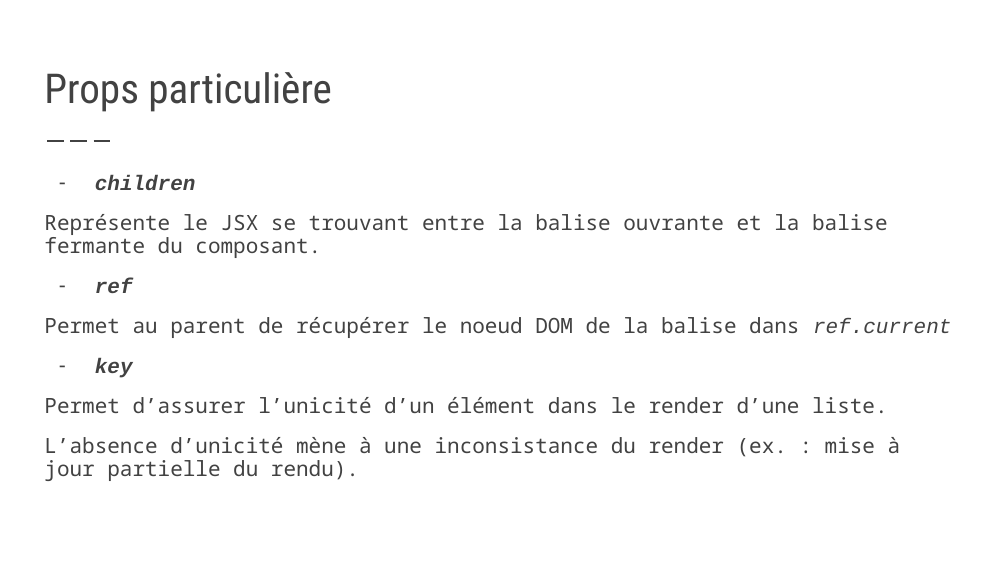
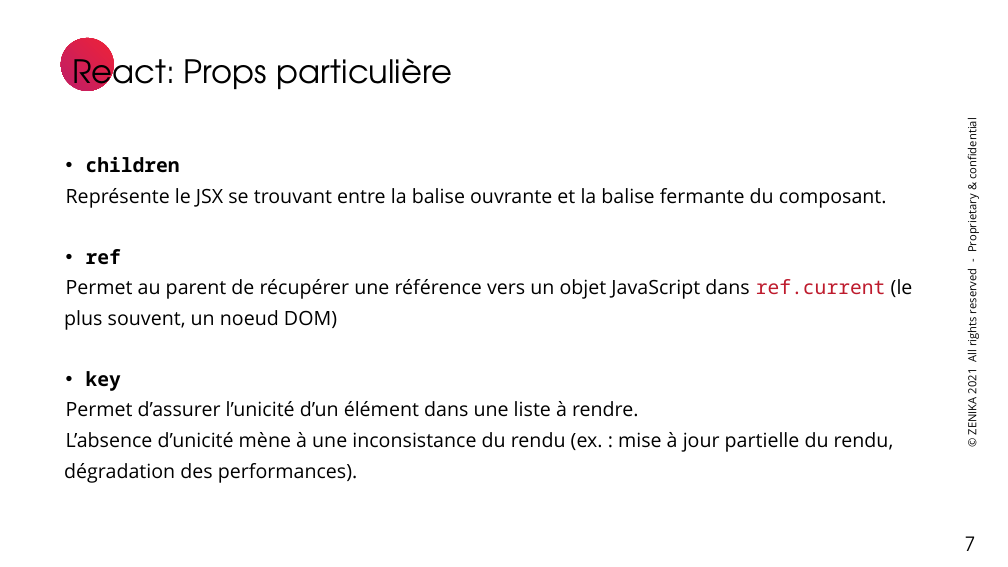
Before and after one commit to Zenika-Training/formation-react-sur-mesure, a slide deck: slide 7 of Slides&TPs.pptx (slide 9 before the commit). Drawn at 1008x567 pixels with LibreOffice and Linux fonts; fonts in the diff are those of the drawing; background and template pictures are left out. Boxes give left, top, right and bottom in pixels: in the first picture for what was removed or moved away, otherwise in the second. Text is boxed around its words. In the diff, an @@ line names an element or a change of style, - is before the commit and + after.

```diff
--- a/Slides&TPs.pptx
+++ b/Slides&TPs.pptx
@@ text "React: Props particulière" at (x1=72, y1=49, x2=452, y2=91): vertical alignment bottom to middle @@
@@ ellipse added at (x1=60, y1=38, x2=114, y2=92), fill gradient #EE2238 to #BF1D67 @@
@@ text at (x1=72, y1=49, x2=452, y2=91): text changed; size 29.4 to 23 pt; font Roboto Condensed to TeX Gyre Adventor; text colour #424242 to #000000 @@
-Props particulière
+React: Props particulière
@@ line removed from (47, 140) to (115, 140) @@
@@ text "children" moved from (x1=44, y1=175, x2=951, y2=481) to (x1=64, y1=157, x2=913, y2=483) @@
@@ text added at (x1=964, y1=124, x2=979, y2=434), 8 pt, text #000000 @@
+© ZENIKA 2021 All rights reserved - Proprietary & confidential
@@ text at (x1=66, y1=157, x2=887, y2=391): size 15 to 14 pt, text colour #424242 to #000000 in "children", "Représente le JSX se trouvant entre la ...", "ref", "key"; font Courier New to Noto Sans Mono, italic off in "children", "ref", "key"; font Noto Sans Mono to Open Sans in "Représente le JSX se trouvant entre la ..."; bullet - to •; line spacing 0.92 to 1.3; indent changed; less space between paragraphs @@
@@ text at (x1=64, y1=279, x2=913, y2=330): text changed; size 15 to 14 pt; font Noto Sans Mono to Open Sans; text colour #424242 to #000000 @@
-Permet au parent de récupérer le noeud DOM de la balise dans ref.current
+Permet au parent de récupérer une référence vers un objet JavaScript dans ref.current (le plus souvent, un noeud DOM)
@@ text at (x1=64, y1=401, x2=894, y2=483): text changed; size 15 to 14 pt; font Noto Sans Mono to Open Sans; text colour #424242 to #000000 @@
-Permet d’assurer l’unicité d’un élément dans le render d’une liste.
-L’absence d’unicité mène à une inconsistance du render (ex. : mise à jour partielle du rendu).
+Permet d’assurer l’unicité d’un élément dans une liste à rendre.
+L’absence d’unicité mène à une inconsistance du rendu (ex. : mise à jour partielle du rendu, dégradation des performances).
@@ page number added at (x1=965, y1=536, x2=976, y2=551), 14 pt, text #000000 @@
+7
```
Also in this commit, not shown: 5 other slides changed, 39 slides added, 39 slides removed, 2 other files.
